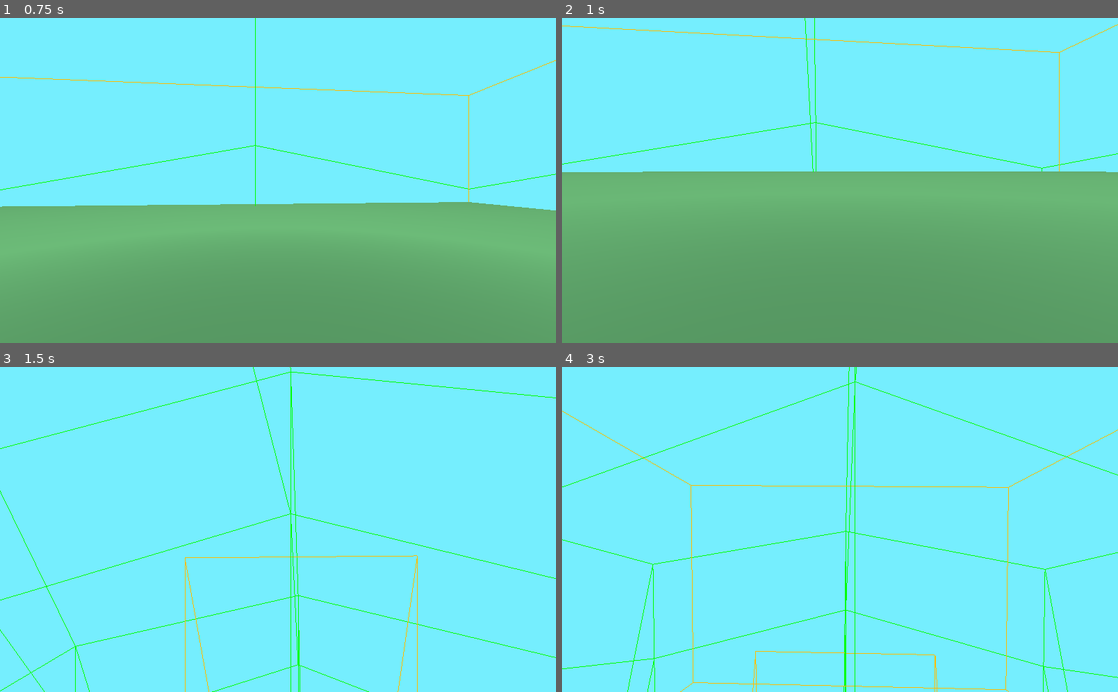
Above: before the commit, frames 1-4 (two rows, left to right).
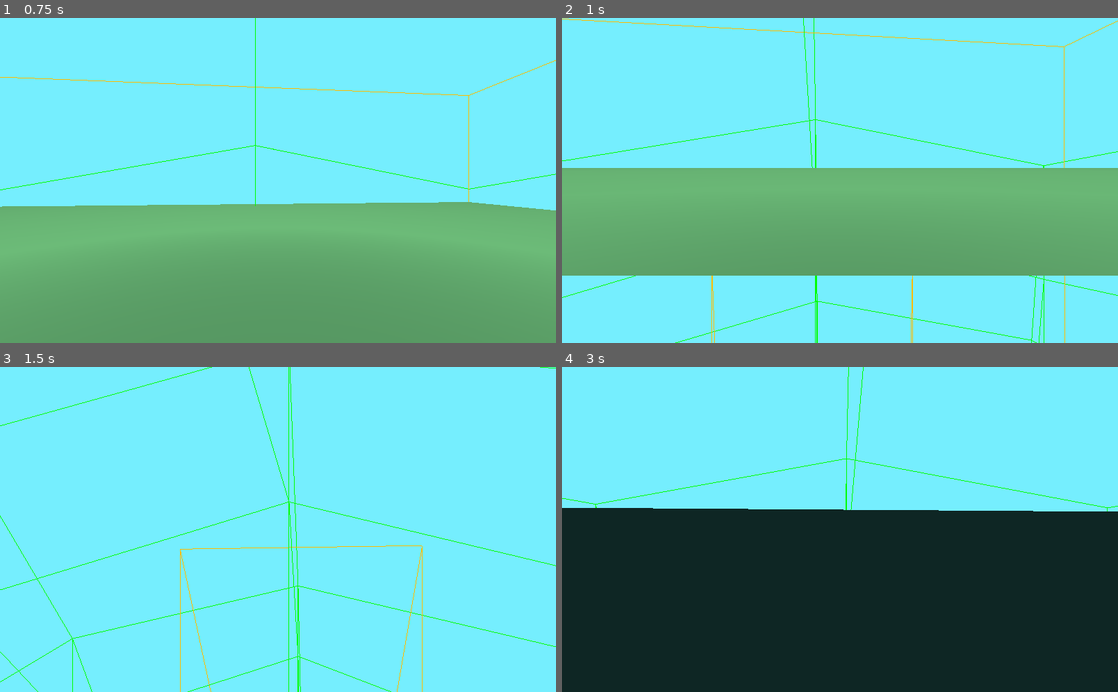
Above: after the commit, the same moments.

Repository: ctkerns/Marching-Cube-Sphere
Game: Godot game, scene res://Scenes/Universe.tscn
Same seed, same stepped clock (60 frames per second), same inputs: the game is played once before the commit and once after it.
Inputs (mouse positions are in pixels of both pictures, inside the frame that each line leads up to):
- Up to frame 1 (0.75 s): move the mouse to (305, 180) at 0.52 s; hold W (move_forward) from 0.53 s (still down)
- Up to frame 2 (1 s): keep holding W (move_forward)
- Up to frame 3 (1.5 s): keep holding W (move_forward); move the mouse to (250, 529) at 1.27 s
- Up to frame 4 (3 s): keep holding W (move_forward); move the mouse to (851, 523) at 2.02 s; move the mouse to (834, 536) at 2.77 s

Frame 1 is identical in both runs. In frame 2, 23% of the frame differs, in the area x 0-100%, y 0-100%; in frame 3, 2.5%; in frame 4, 57%.

Commit message:
Added friction.

Diff:
--- a/Scripts/Player.gd
+++ b/Scripts/Player.gd
@@ -1,11 +1,13 @@
 extends KinematicBody
 
-var _speed = 5
-var _acceleataion = 3
+# Usain Bolt's max speed and acceleration while running.
+# Divided by two so I won't go into orbit.
+var _speed = 12.42771/2
+var _accelerataion = 9.5/2
 var _mouse_sensitivity = 0.1
 var _velocity = Vector3()
 var _grounded = false
-var _friction = 0.99
+var _friction = 1.0
 
 onready var pitch = $PitchRotator
 onready var camera = $PitchRotator/Camera
@@ -29,7 +31,7 @@
 	self.look_at(self.get_translation() + look_forward, look_up)
 
 func _physics_process(delta):
-	var up
+	var up = self.get_translation().normalized()
 	var direction = Vector3()
 	var forward = self.get_global_transform().basis
 
@@ -49,10 +51,13 @@
 
 		# Walk.
 		direction = direction.normalized()*_speed
-		_velocity = _velocity.linear_interpolate(direction, _speed*delta)
+		_velocity = _velocity.linear_interpolate(direction, _accelerataion*delta)
+
+		if direction == Vector3():
+			var horizontal = _velocity - _velocity.project(-up)
+			_velocity = _velocity.linear_interpolate(-horizontal, _friction*delta)
 
 	# Do the gravity.
-	up = self.get_translation().normalized()
 	_velocity -= up*9.8*delta
 
 	# Collide.
@@ -60,7 +65,8 @@
 	up = self.get_translation().normalized()
 	_grounded = false
 	if collision != null:
-		_velocity -= _velocity.project(-up)
+		var vertical = _velocity.project(-up)
+		_velocity -= vertical
 		_grounded = true
 
 func _input(event):
